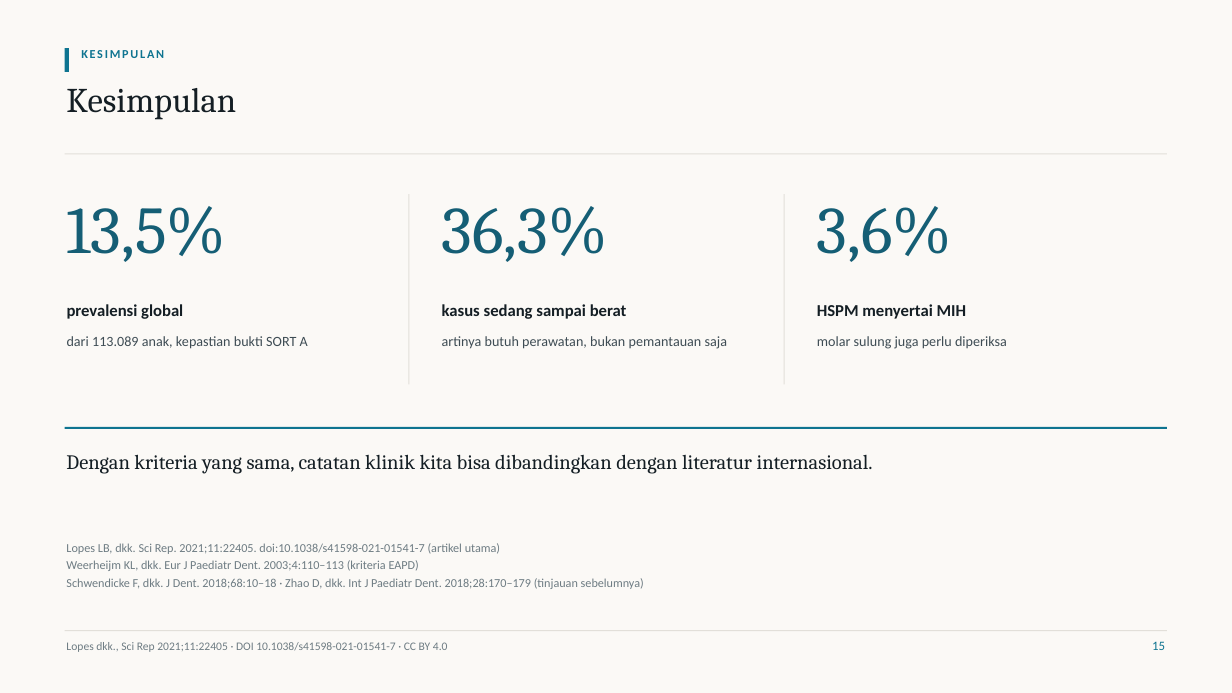
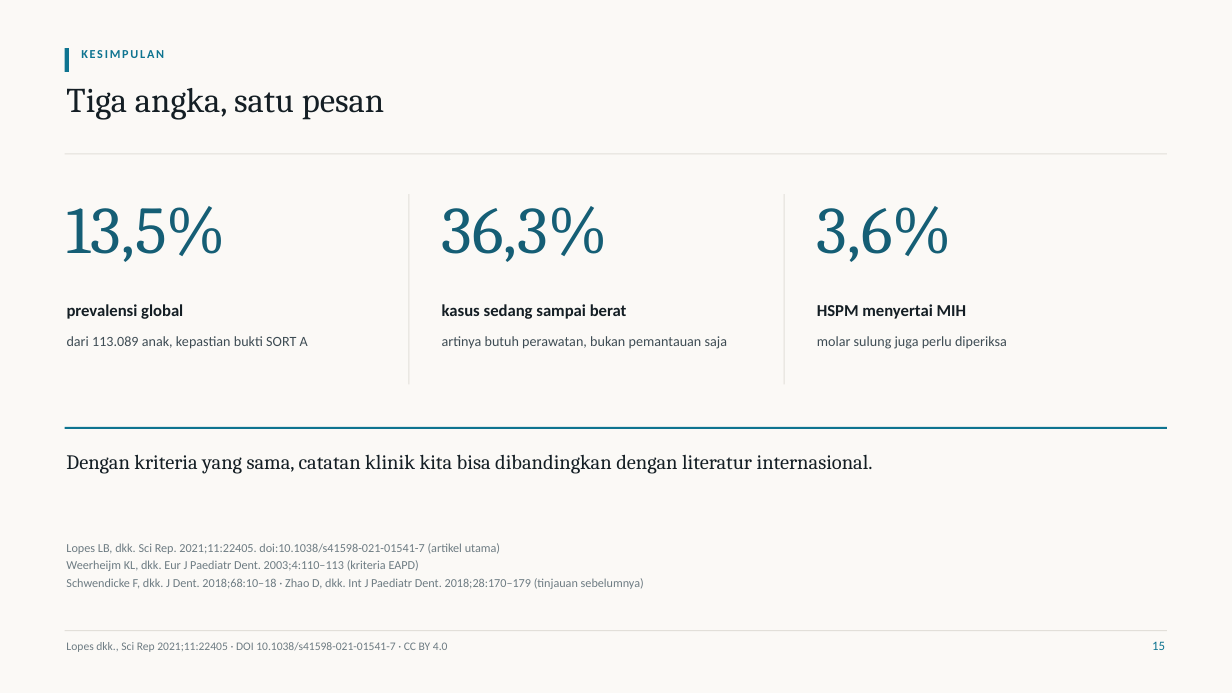
Before and after one commit to maskchanel14-source/agents, a slide deck: slide 15 of research/pediatric-dentistry-2021-2026/deck-mih-lopes-2021/Presentasi-Jurnal-MIH-Lopes-2021.pptx. Drawn at 1232x693 pixels with LibreOffice and Linux fonts; fonts in the diff are those of the drawing. Boxes give left, top, right and bottom in pixels: in the first picture for what was removed or moved away, otherwise in the second. Text is boxed around its words. In the diff, an @@ line names an element or a change of style, - is before the commit and + after.

Commit message:
deck v4: real renderer, design pass on rendered pages, medical register
Why: the sandbox has no PowerPoint/LibreOffice/browser, so v3 could only be checked
with a rough Pillow sketch and real bugs stayed invisible. This commit adds a real
renderer and rebuilds the design judgements on top of its output.

render_deck.py (new)
- reads the built PPTX, re-lays every object out with ReportLab using
  metric-compatible OFL faces (Cambria/Georgia -> Gelasio, Calibri -> LC-Sans),
  rasterises with PyMuPDF, and reports text overflow per frame
- fixed three real bugs it exposed: PDF path ellipses take (cx, cy, rx, ry) not a
  bounding box (every circle was drawn inside out), chart categories live on the
  plot rather than the series (column charts rendered empty), and text has to flow
  downward in PDF coordinates
- supports gradient fills, alpha, rotation, transparency parsing and native charts

design
- cover rebuilt around a three-line title block, ink gradient and enamel rod texture
- verified every slide at full resolution; no text overflow remains
- external design evidence recorded with licenses in the folder README:
  Noi1r/powerpoint-skill (MIT) for academic deck rules, notably its rule #11 against
  decorative lines under titles, plus a read-only theme extraction of
  microsoft/dstoolkit-DiscoveryEnvisioning (MIT); no assets copied

copy
- moved to clinical register: post-eruptive enamel breakdown, dentine
  hypersensitivity, demarcated opacities, molar-incisor type, sealant on at-risk
  molars, SSC; slide 15 title now carries the message instead of repeating the kicker

audit: 384 objects, 0 errors; validate_package.py ok: true; renderer reports no overflow

```diff
--- a/research/pediatric-dentistry-2021-2026/deck-mih-lopes-2021/Presentasi-Jurnal-MIH-Lopes-2021.pptx
+++ b/research/pediatric-dentistry-2021-2026/deck-mih-lopes-2021/Presentasi-Jurnal-MIH-Lopes-2021.pptx
@@ text at (66, 88, 385, 120): text changed @@
-Kesimpulan
+Tiga angka, satu pesan
```
Also in this commit, not shown: 4 other slides changed, 26 other files.
